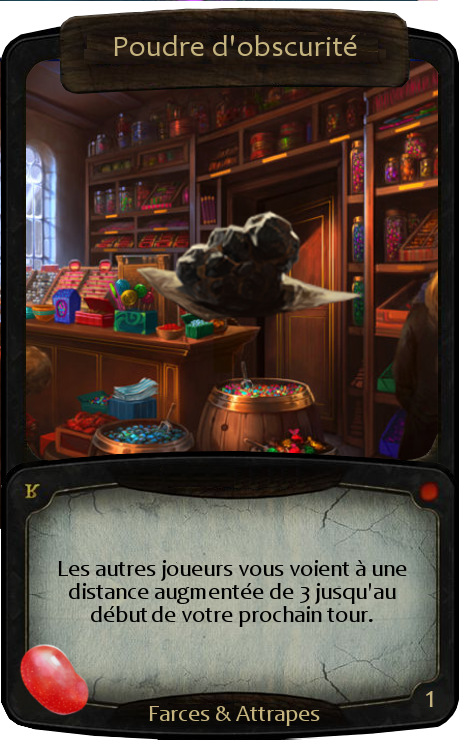
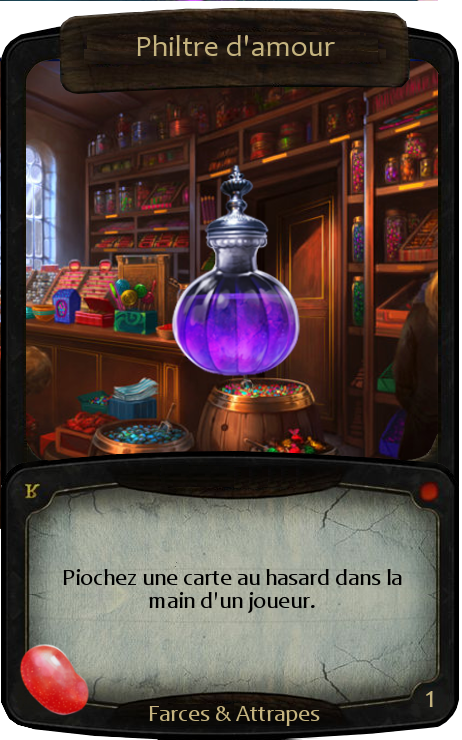
Layers edited between the first and the second 462 × 740 image:
added layer "Philtre d'amour" above "Poudre d'obscurité" over [161, 164, 316, 384]
hid "Poudre d'obscurité", moved it above "Dragées #1" over [135, 209, 365, 324]
added layer "Philtre d'amour #1" above "Poudre d'obscurité #1" over [63, 569, 402, 613]
hid "Poudre d'obscurité #1" over [58, 560, 407, 627]
painted on "Titre" over [114, 35, 357, 57]
